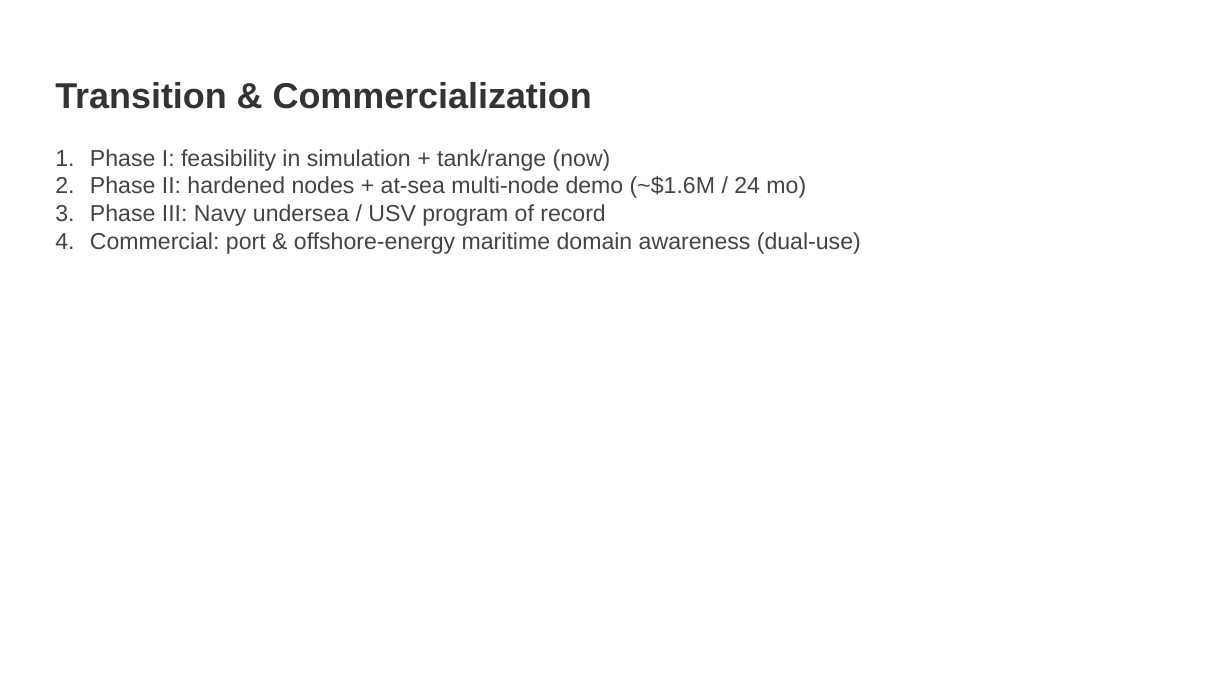
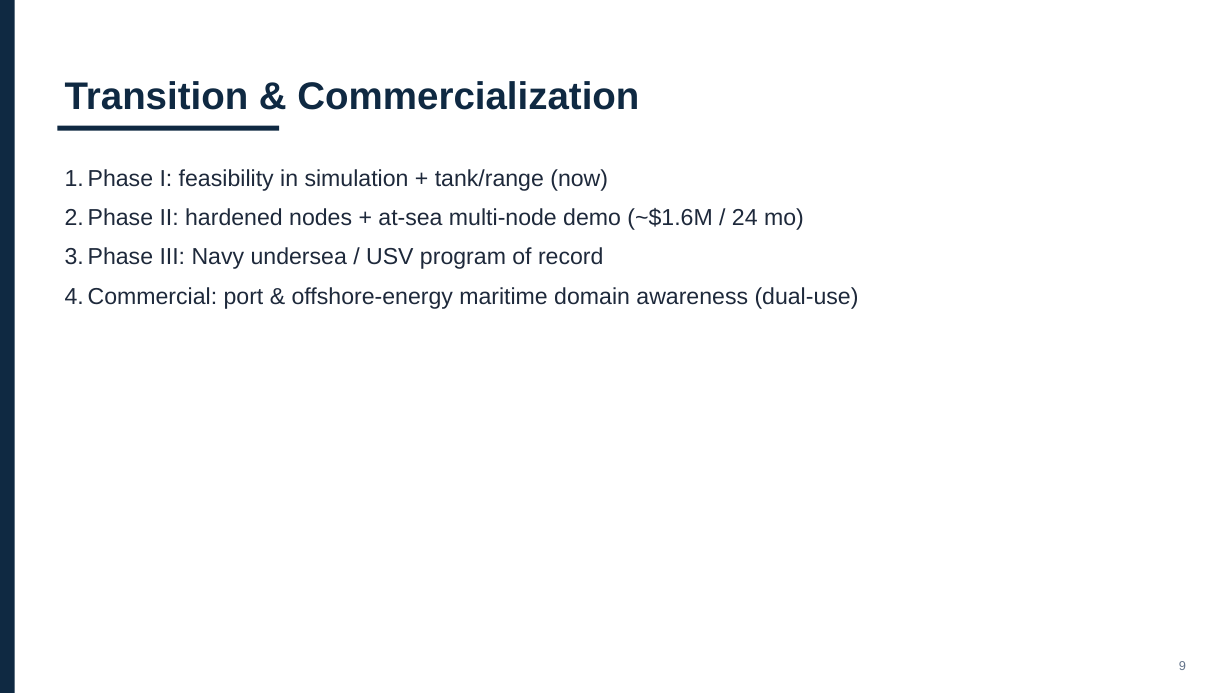
Before and after one commit to ubi-wagner/govwin, a slide deck: slide 9 of docs/sample-proposal-navy-sttr/Aerivio_Navy_STTR_Company_Overview.pptx. Drawn at 1232x693 pixels with LibreOffice and Linux fonts; fonts in the diff are those of the drawing. Boxes give left, top, right and bottom in pixels: in the first picture for what was removed or moved away, otherwise in the second. Text is boxed around its words. In the diff, an @@ line names an element or a change of style, - is before the commit and + after.

```diff
--- a/docs/sample-proposal-navy-sttr/Aerivio_Navy_STTR_Company_Overview.pptx
+++ b/docs/sample-proposal-navy-sttr/Aerivio_Navy_STTR_Company_Overview.pptx
@@ rectangle added at <box>0,0,15,693</box>, fill #0F2942 @@
@@ text "Transition & Commercialization": place and size @@
-text "Transition & Commercialization" at <box>55,82,592,109</box>
+text "Transition & Commercialization" at <box>65,81,639,110</box>
@@ text "Transition & Commercialization" at <box>65,81,639,110</box>: size 28 to 30 pt, text colour #333333 to #0F2942 @@
@@ rectangle added at <box>57,126,279,131</box>, fill #0F2942 @@
@@ text "Phase I: feasibility in simulation ...": place and size @@
-text "Phase I: feasibility in simulation ..." at <box>90,149,861,254</box>
+text "Phase I: feasibility in simulation ..." at <box>88,169,859,309</box>
@@ text "Phase I: feasibility in simulation ..." at <box>88,169,859,309</box>: text colour #444444 to #1E293B; indent changed; line spacing 1 to 1.05; more space between paragraphs @@
@@ text added at <box>1179,661,1186,670</box>, 10 pt, text #64748B @@
+9
```
Also in this commit, not shown: 9 other slides changed, 25 other files.
